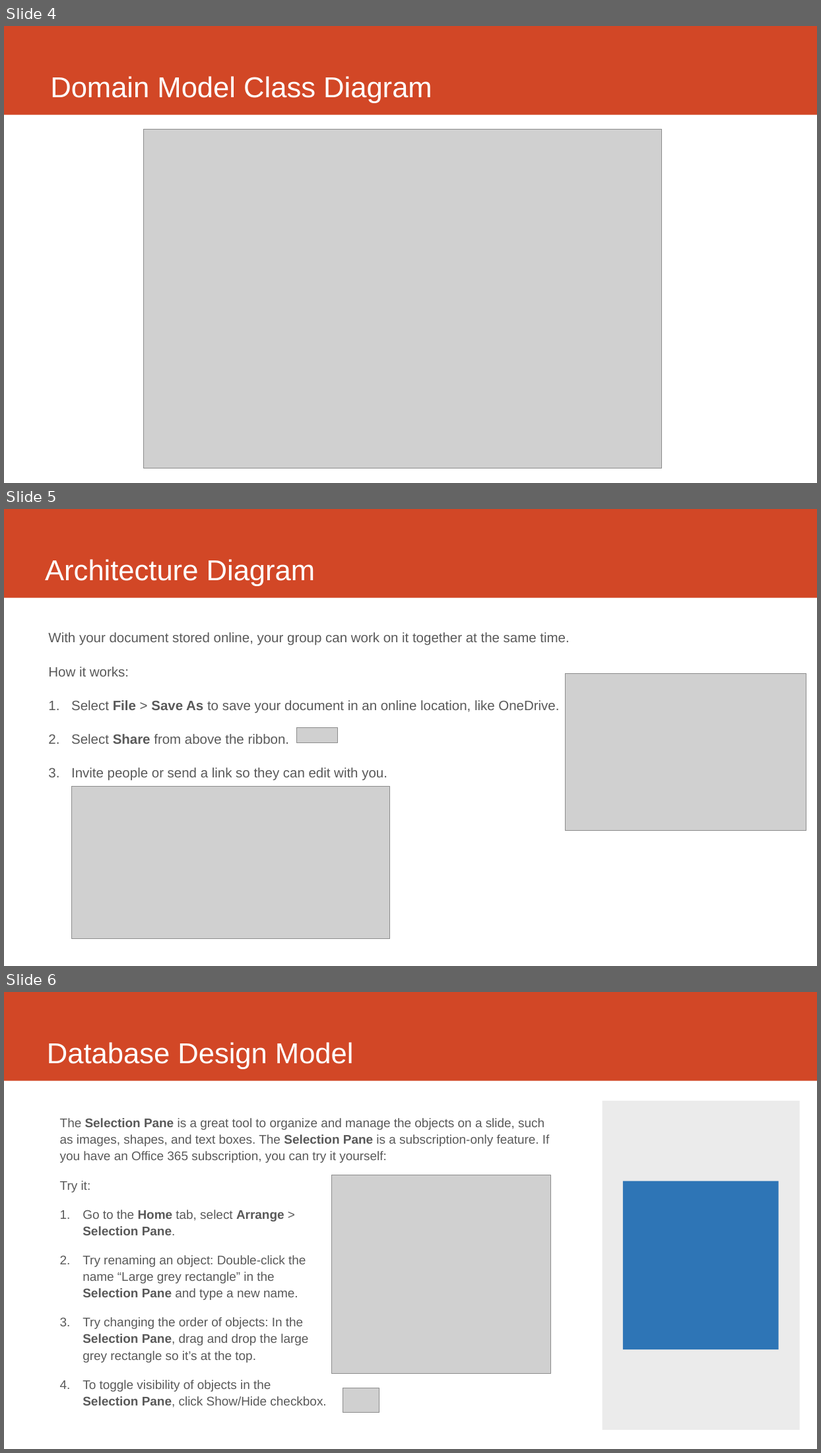
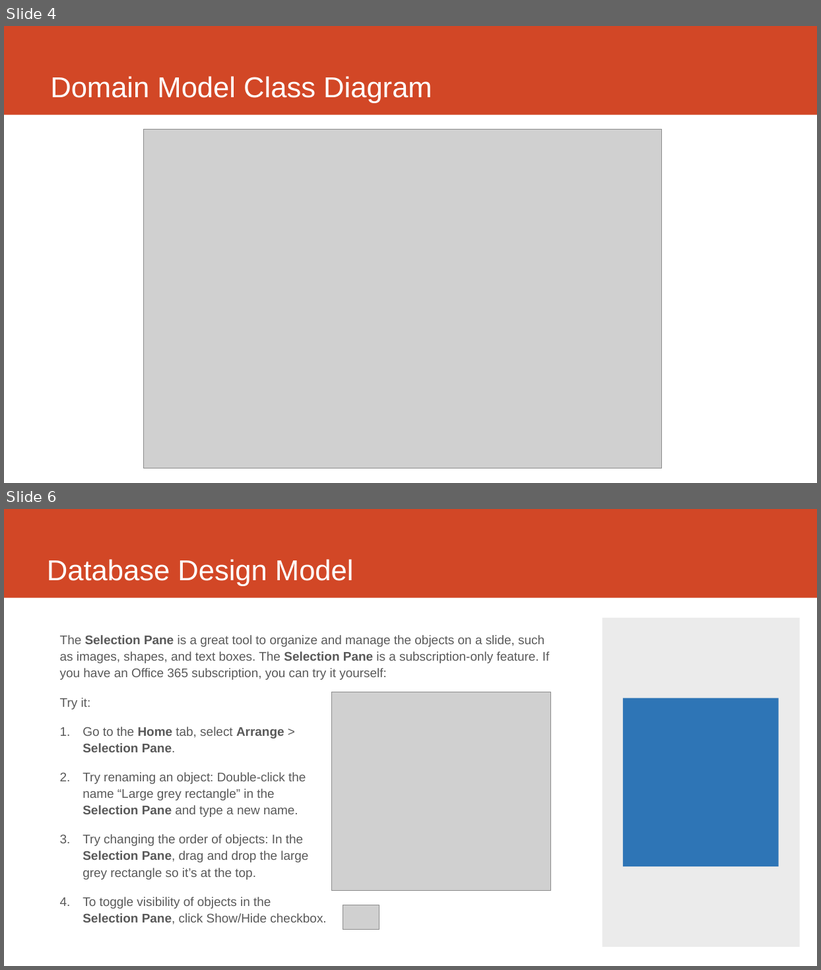
Before and after one commit to ThanhDungNguyen/cs489-apsd-202404-project, a slide deck: Presentation.pptx. Shown one above the other, each under a label of ours: slides 4, 5 and 6 before the commit, slides 4 and 6 after it; the slides between them are not shown. The pictures are 821x1453 and 821x970 pixels, drawn with LibreOffice and Linux fonts; fonts in the diff are those of the drawing; grey boxes stand for pictures. Boxes give left, top, right and bottom in pixels: in the first picture for what was removed or moved away, otherwise in the second. Text is boxed around its words. In the diff, an @@ line names an element or a change of style, - is before the commit and + after.

Commit message:
Update presentation

```diff
--- a/Presentation.pptx
+++ b/Presentation.pptx
@@ slide 5 removed at (4, 509, 817, 966), background #FFFFFF; not listed: 1 template element that a slide beside it also shows @@
@@ title removed at (45, 559, 316, 586) @@
-Architecture Diagram
@@ text removed at (48, 632, 569, 781) @@
-With your document stored online, your group can work on it together at the same time.
-How it works:
-1. Select File > Save As to save your document in an online location, like OneDrive.
-2. Select Share from above the ribbon.
-3. Invite people or send a link so they can edit with you.
@@ picture removed at (565, 674, 807, 831) @@
@@ picture removed at (297, 727, 338, 743) @@
@@ picture removed at (72, 787, 390, 939) @@
```
Also in this commit, not shown: 1 slide added.
